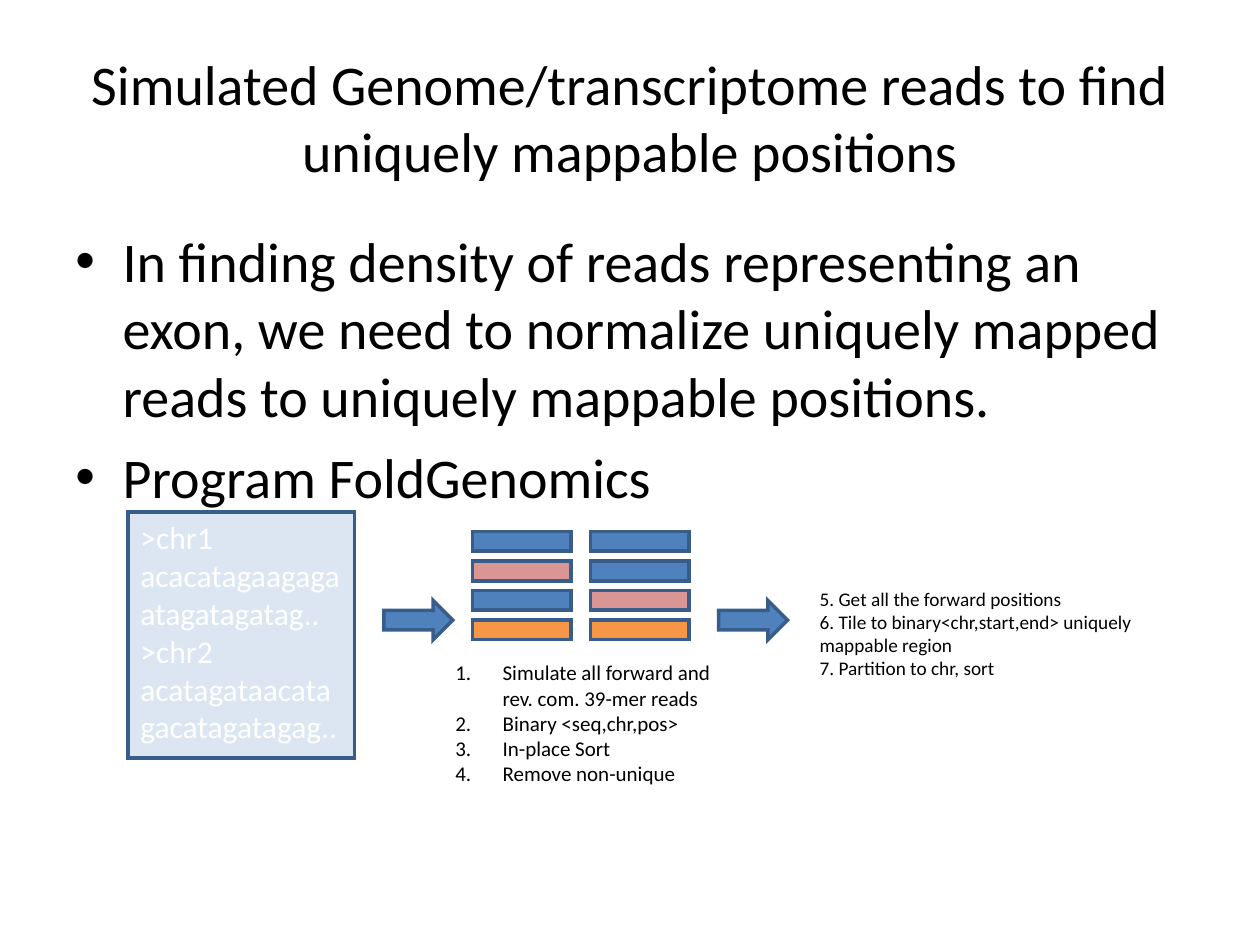
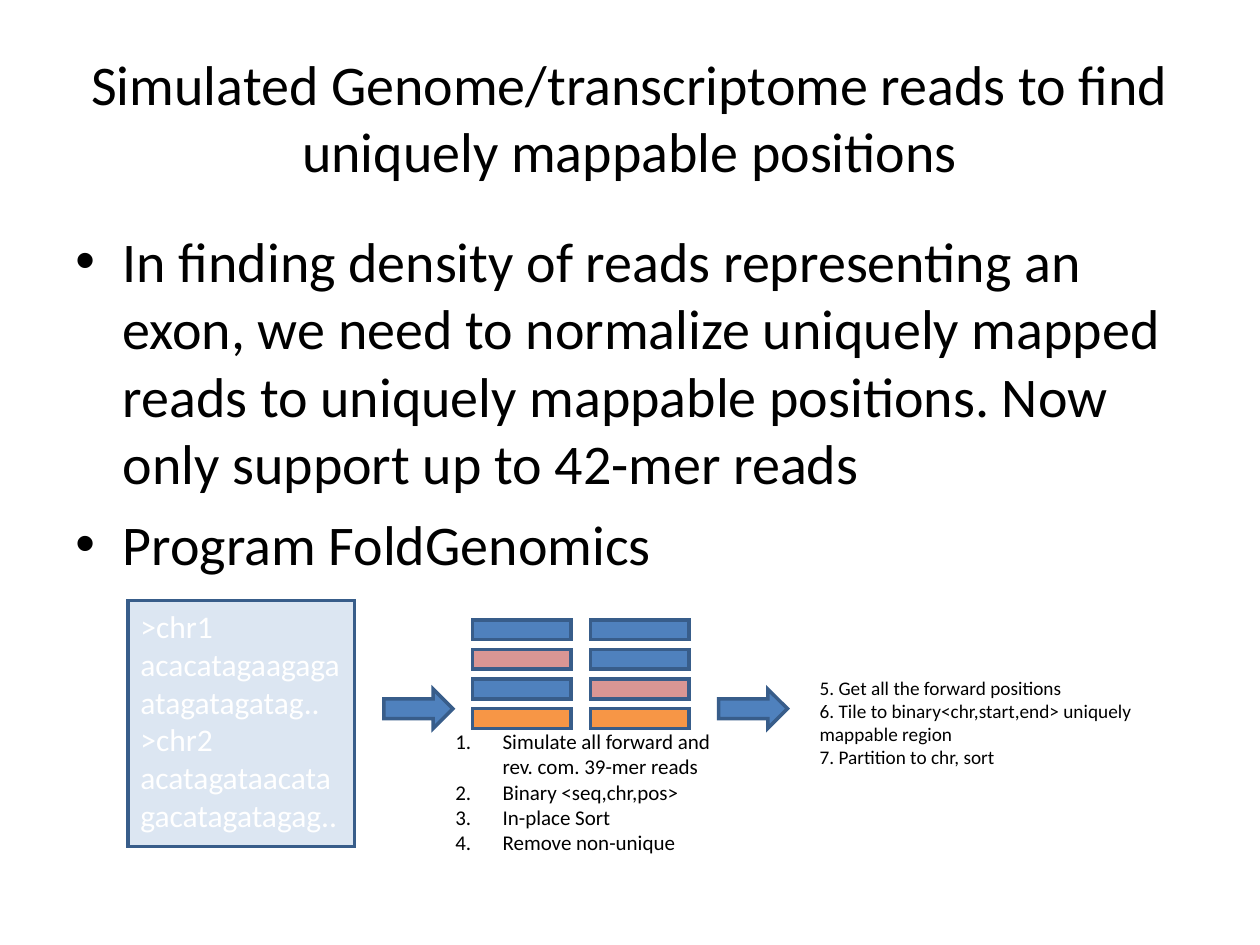
Before and after one commit to albertwcheng/foldGenomics, a slide deck: slide 2 of foldGenomics.ppt. Drawn at 1260x945 pixels with LibreOffice and Linux fonts; fonts in the diff are those of the drawing. Boxes give left, top, right and bottom in pixels: in the first picture for what was removed or moved away, otherwise in the second. Text is boxed around its words. In the diff, an @@ line names an element or a change of style, - is before the commit and + after.

```diff
--- a/foldGenomics.ppt
+++ b/foldGenomics.ppt
@@ text at <box>123,243,1160,493</box>: text changed @@
-• In finding density of reads representing an exon, we need to normalize uniquely mapped reads to uniquely mappable positions.
+• In finding density of reads representing an exon, we need to normalize uniquely mapped reads to uniquely mappable positions. Now only support up to 42-mer reads
@@ rectangle removed at <box>472,561,571,581</box> @@
@@ rectangle: place and size @@
-rectangle at <box>591,591,689,611</box>
+rectangle at <box>472,620,571,640</box>
@@ rectangle at <box>472,620,571,640</box>: fill #D99694 to #4F81BD @@
@@ rectangle: place and size @@
-rectangle at <box>591,561,689,581</box>
+rectangle at <box>591,620,689,640</box>
@@ rectangle: place and size @@
-rectangle at <box>472,532,571,552</box>
+rectangle at <box>472,650,571,670</box>
@@ rectangle at <box>472,650,571,670</box>: fill #4F81BD to #D99694 @@
@@ rectangle: place and size @@
-rectangle at <box>591,620,689,640</box>
+rectangle at <box>591,650,689,670</box>
@@ rectangle at <box>591,650,689,670</box>: fill #F79646 to #4F81BD @@
@@ rectangle at <box>472,679,571,699</box>: fill #F79646 to #4F81BD @@
@@ rectangle: place and size @@
-rectangle at <box>472,620,571,640</box>
+rectangle at <box>472,679,571,699</box>
@@ rectangle at <box>591,679,689,699</box>: fill #4F81BD to #D99694 @@
@@ rectangle: place and size @@
-rectangle at <box>591,532,689,552</box>
+rectangle at <box>591,679,689,699</box>
@@ 2 right arrows, 1 text, 1 rectangle: place and size @@
-2 right arrows, 1 text, 1 rectangle at <box>129,512,1131,757</box>
+2 right arrows, 1 text, 1 rectangle at <box>129,601,1131,847</box>
@@ rectangle: place and size @@
-rectangle at <box>472,591,571,611</box>
+rectangle at <box>472,709,571,730</box>
@@ rectangle at <box>472,709,571,730</box>: fill #4F81BD to #F79646 @@
@@ rectangle added at <box>591,709,689,730</box>, fill #F79646, outline #385D8A 2.01 pt @@
@@ text "Simulate all forward and rev. ...": place and size @@
-text "Simulate all forward and rev. ..." at <box>503,665,710,785</box>
+text "Simulate all forward and rev. ..." at <box>503,734,710,854</box>
```
Also in this commit, not shown: 8 slides added, 1 slide removed.
